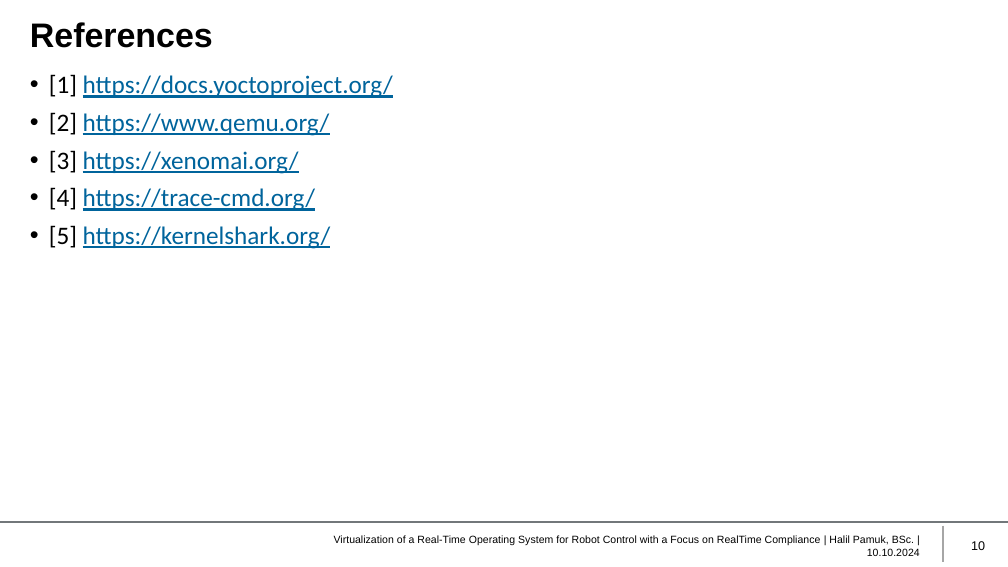
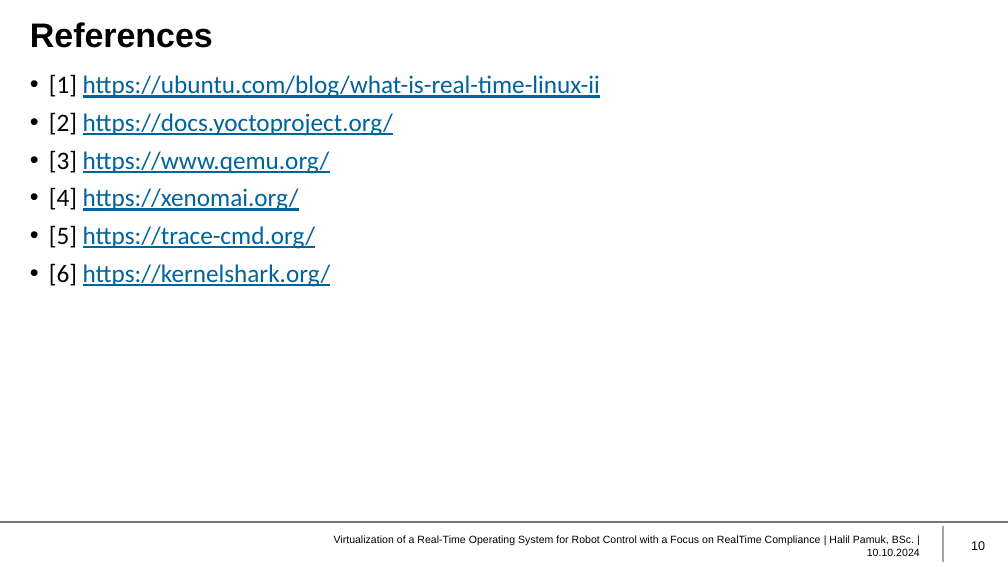
Before and after one commit to HIP24/Masterarbeit, a slide deck: slide 10 of Masterprüfung/Presentation/Presentation.pptx. Drawn at 1008x567 pixels with LibreOffice and Linux fonts; fonts in the diff are those of the drawing; background and template pictures are left out. Boxes give left, top, right and bottom in pixels: in the first picture for what was removed or moved away, otherwise in the second. Text is boxed around its words. In the diff, an @@ line names an element or a change of style, - is before the commit and + after.

```diff
--- a/Masterprüfung/Presentation/Presentation.pptx
+++ b/Masterprüfung/Presentation/Presentation.pptx
@@ text at <box>49,74,600,287</box>: text changed @@
-• [1] https://docs.yoctoproject.org/
-• [2] https://www.qemu.org/
-• [3] https://xenomai.org/
-• [4] https://trace-cmd.org/
-• [5] https://kernelshark.org/
+• [1] https://ubuntu.com/blog/what-is-real-time-linux-ii
+• [2] https://docs.yoctoproject.org/
+• [3] https://www.qemu.org/
+• [4] https://xenomai.org/
+• [5] https://trace-cmd.org/
+• [6] https://kernelshark.org/
```
Also in this commit, not shown: 5 other slides changed, 1 other file.
